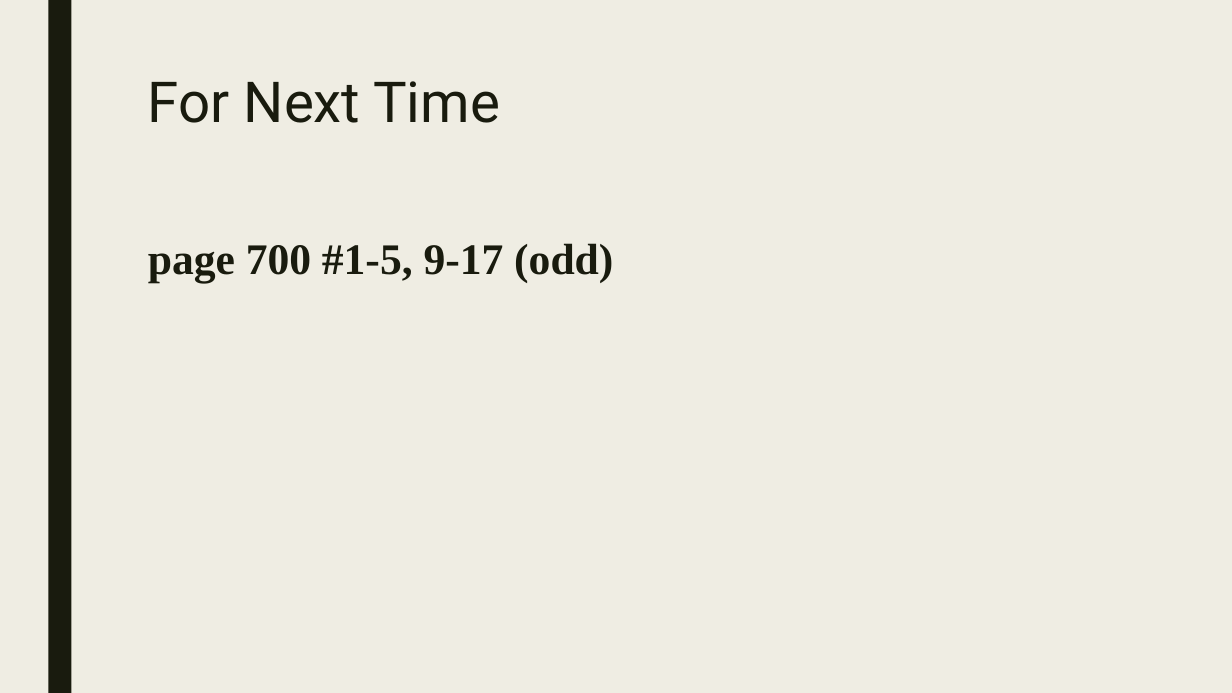
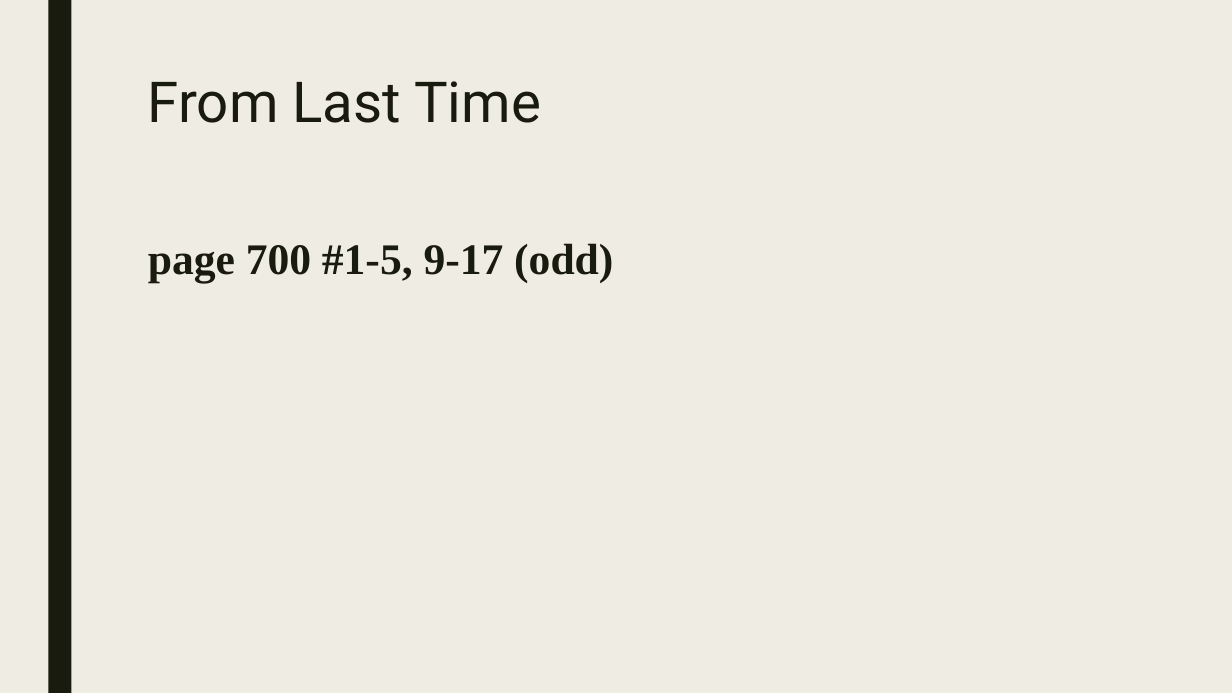
Before and after one commit to codecuddy/algebra_3-4, a slide deck: slide 3 of _PowerPoints/2nd Semester/Unit 6 Probability and Stats/Algebra4_Day_057 Models.pptx. Drawn at 1232x693 pixels with LibreOffice and Linux fonts; fonts in the diff are those of the drawing. Boxes give left, top, right and bottom in pixels: in the first picture for what was removed or moved away, otherwise in the second. Text is boxed around its words. In the diff, an @@ line names an element or a change of style, - is before the commit and + after.

```diff
--- a/_PowerPoints/2nd Semester/Unit 6 Probability and Stats/Algebra4_Day_057 Models.pptx
+++ b/_PowerPoints/2nd Semester/Unit 6 Probability and Stats/Algebra4_Day_057 Models.pptx
@@ title at (148, 81, 541, 123): text changed @@
-For Next Time
+From Last Time
```
Also in this commit, not shown: 1 other slide changed, 7 other files.
